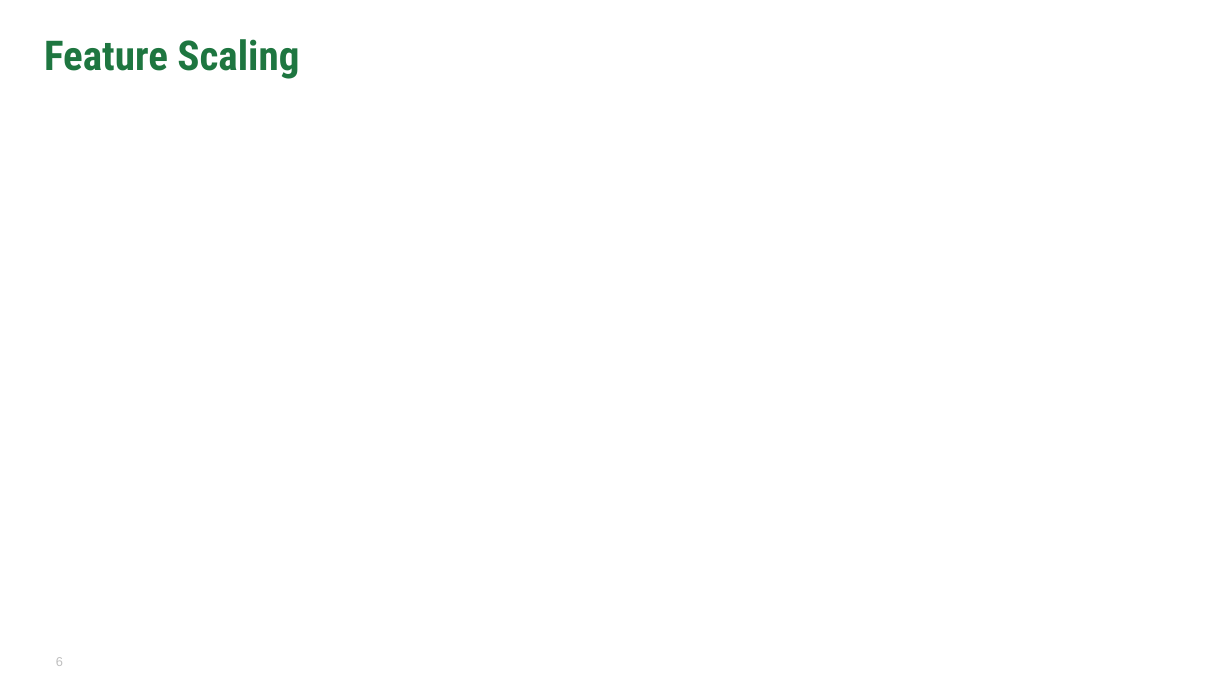
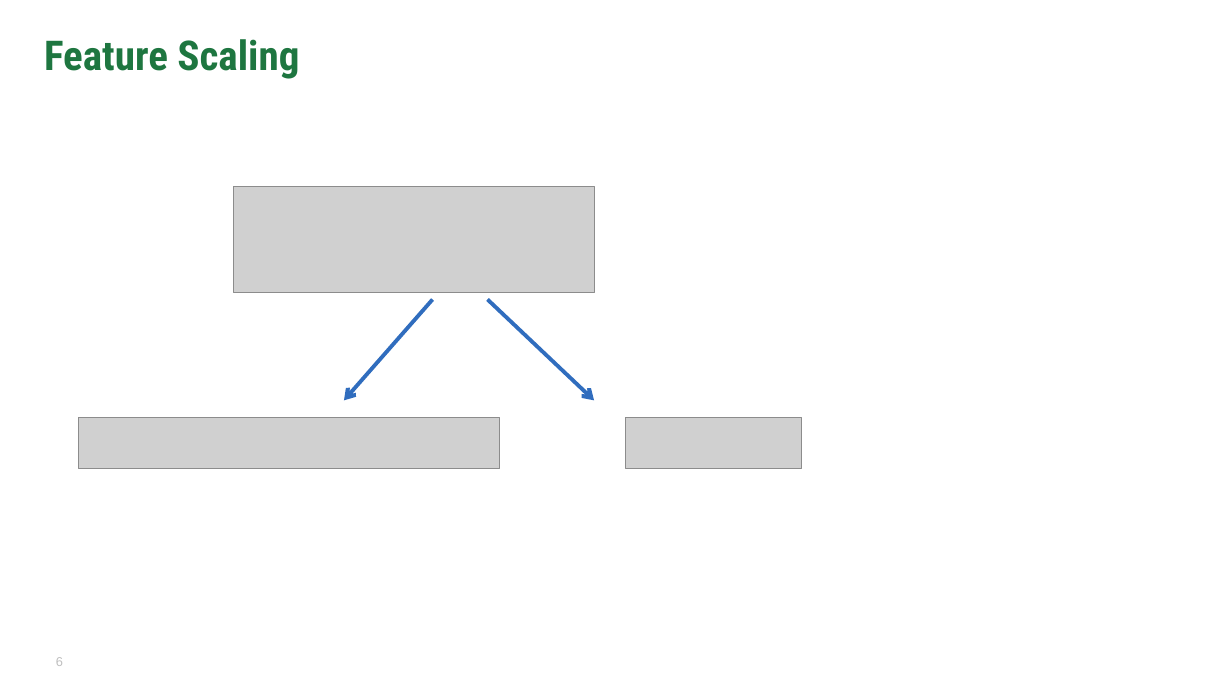
Before and after one commit to fwang2/ML, a slide deck: slide 6 of Slides/Lec-32-Multivariate-Linear-Regression.pptx. Drawn at 1232x693 pixels with LibreOffice and Linux fonts; fonts in the diff are those of the drawing; grey boxes stand for pictures; background and template pictures are left out. Boxes give left, top, right and bottom in pixels: in the first picture for what was removed or moved away, otherwise in the second. Text is boxed around its words. In the diff, an @@ line names an element or a change of style, - is before the commit and + after.

```diff
--- a/Slides/Lec-32-Multivariate-Linear-Regression.pptx
+++ b/Slides/Lec-32-Multivariate-Linear-Regression.pptx
@@ picture added at (x1=234, y1=186, x2=594, y2=292) @@
@@ arrow added from (433, 299) to (344, 400), #306DBE 3 pt @@
@@ arrow added from (488, 299) to (594, 400), #306DBE 3 pt @@
@@ picture added at (x1=79, y1=418, x2=500, y2=470) @@
@@ picture added at (x1=626, y1=418, x2=801, y2=470) @@
```
Also in this commit, not shown: 2 other slides changed, 5 other files.
